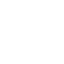
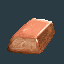
Revision of a layered w=64, h=64 image; what changed, layer by layer:
added layer "gold copy" above "gold" over [7, 18, 55, 54]
showed "Layer 1" over [0, 0, 64, 64]
